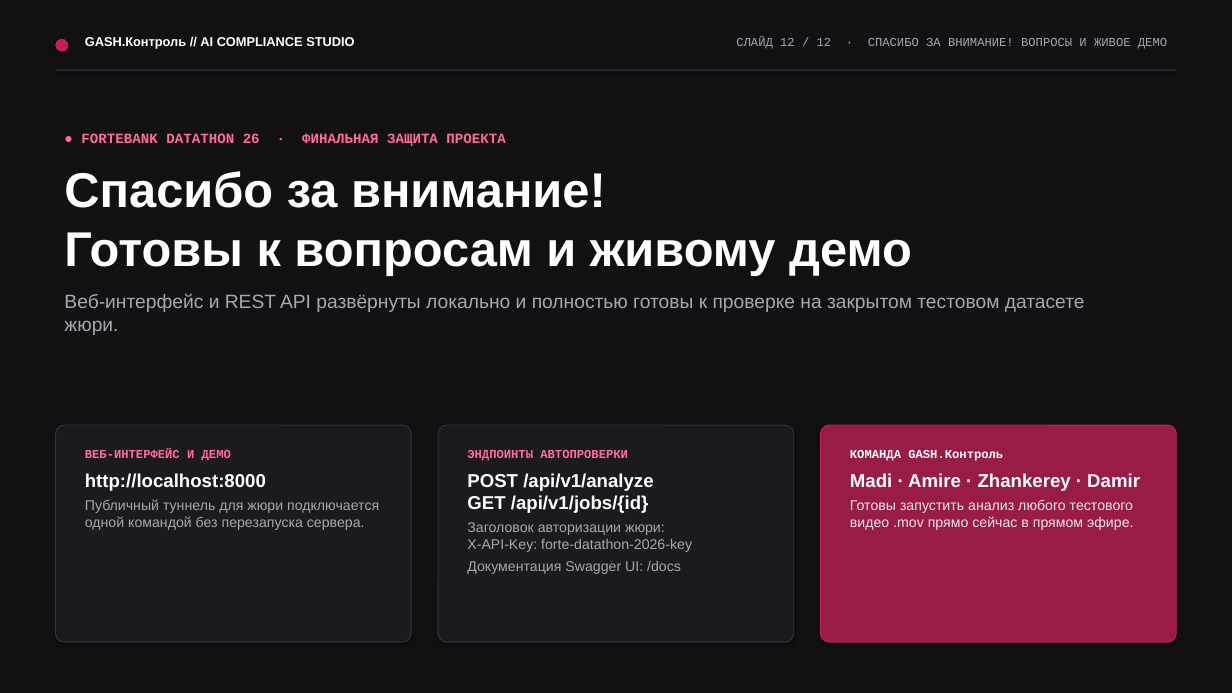
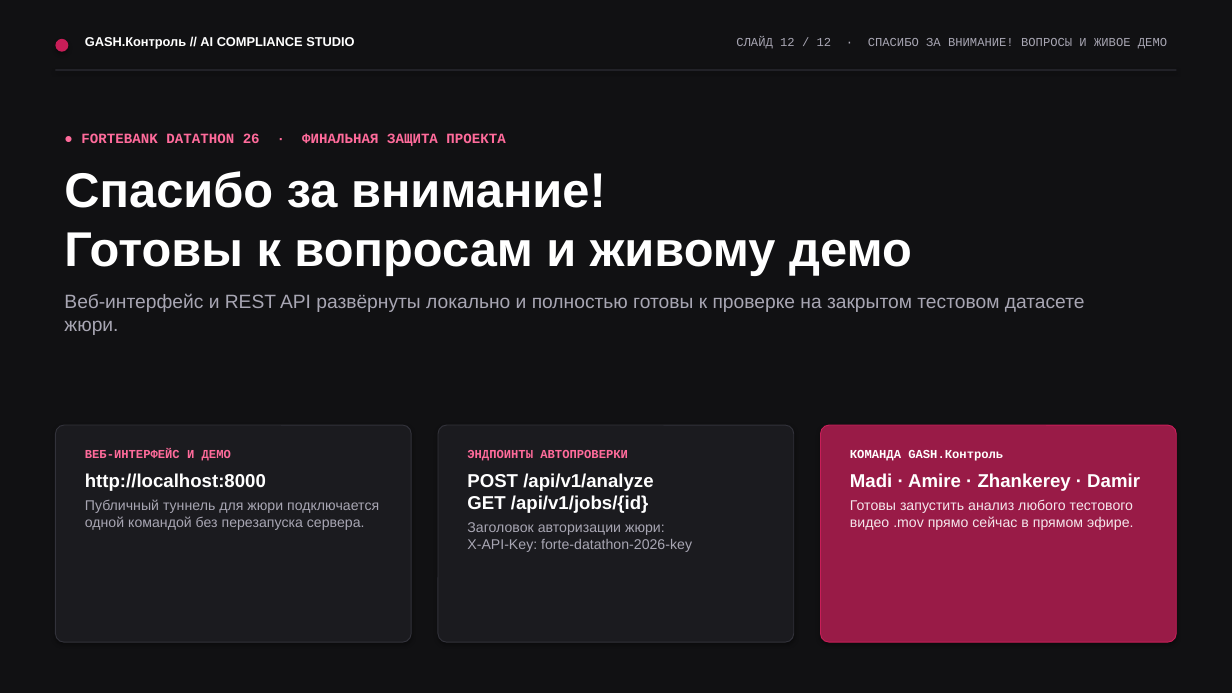
Before and after one commit to ItsJxkaa/Gashtar, a slide deck: slide 12 of GASH_Control_Pitch_Deck.pptx. Drawn at 1232x693 pixels with LibreOffice and Linux fonts; fonts in the diff are those of the drawing. Boxes give left, top, right and bottom in pixels: in the first picture for what was removed or moved away, otherwise in the second. Text is boxed around its words. In the diff, an @@ line names an element or a change of style, - is before the commit and + after.

Commit message:
docs: replace GASH_Control_Pitch_Deck.pptx with updated 12-slide presentation content

```diff
--- a/GASH_Control_Pitch_Deck.pptx
+++ b/GASH_Control_Pitch_Deck.pptx
@@ text at (467, 561, 681, 574): paragraph removed @@
-Документация Swagger UI: /docs
```
Also in this commit, not shown: 1 other file.
